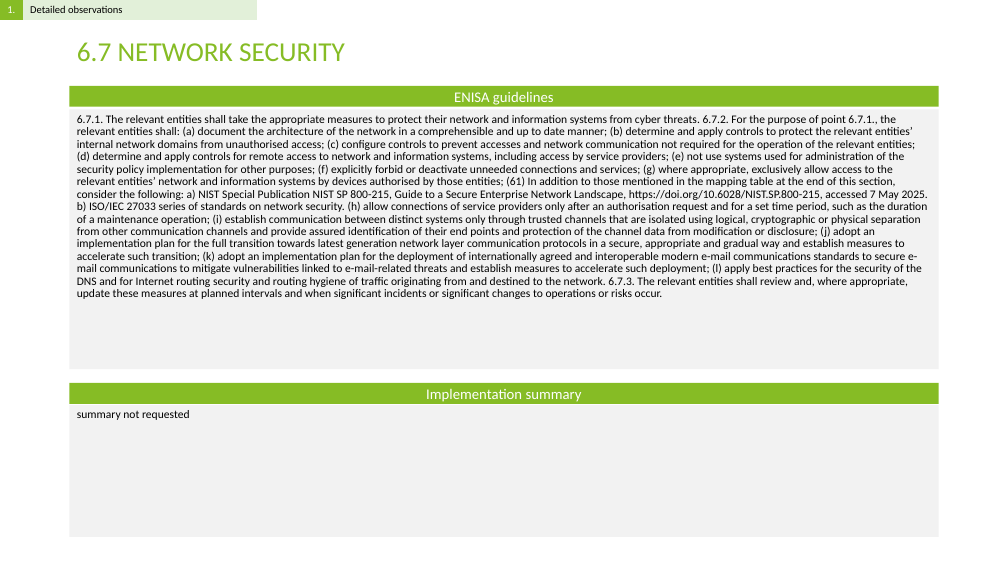
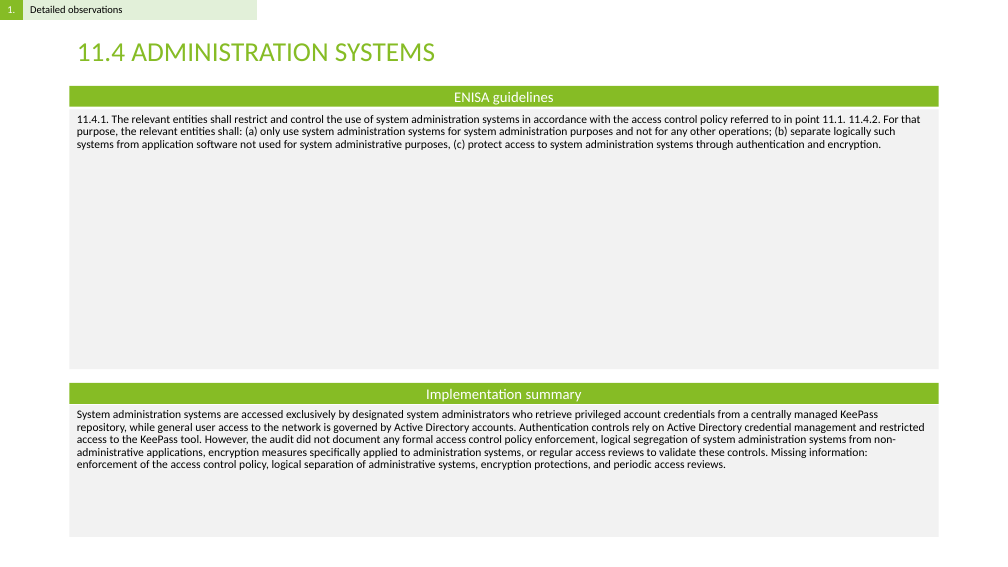
Before and after one commit to Rokas01/tprm, a slide deck: slide 8 of filename.pptx (slide 46 before the commit). Drawn at 1008x567 pixels with LibreOffice and Linux fonts; fonts in the diff are those of the drawing. Boxes give left, top, right and bottom in pixels: in the first picture for what was removed or moved away, otherwise in the second. Text is boxed around its words. In the diff, an @@ line names an element or a change of style, - is before the commit and + after.

```diff
--- a/filename.pptx
+++ b/filename.pptx
@@ title at box(77, 43, 435, 61): text changed @@
-6.7 NETWORK SECURITY
+11.4 ADMINISTRATION SYSTEMS
@@ text at box(77, 115, 920, 150): text changed @@
-6.7.1. The relevant entities shall take the appropriate measures to protect their network and information systems from cyber threats. 6.7.2. For the purpose of point 6.7.1., the relevant entities shall: (a) document the architecture of the network in a comprehensible and up to date manner; (b) determine and apply controls to protect the relevant entities’ internal network domains from unauthorised access; (c) configure controls to prevent accesses and network communication not required for the operation of the relevant entities; (d) determine and apply controls for remote access to network and information systems, including access by service providers; (e) not use systems used for administration of the security policy implementation for other purposes; (f) explicitly forbid or deactivate unneeded connections and services; (g) where appropriate, exclusively allow access to the relevant entities’ network and information systems by devices authorised by those entities; (61) In addition to those mentioned in the mapping table at the end of this section, consider the following: a) NIST Special Publication NIST SP 800-215, Guide to a Secure Enterprise Network Landscape, https://doi.org/10.6028/NIST.SP.800-215, accessed 7 May 2025. b) ISO/IEC 27033 series of standards on network security. (h) allow connections of service providers only after an authorisation request and for a set time period, such as the duration of a maintenance operation; (i) establish communication between distinct systems only through trusted channels that are isolated using logical, cryptographic or physical separation from other communication channels and provide assured identification of their end points and protection of the channel data from modification or disclosure; (j) adopt an implementation plan for the full transition towards latest generation network layer communication protocols in a secure, appropriate and gradual way and establish measures to accelerate such transition; (k) adopt an implementation plan for the deployment of internationally agreed and interoperable modern e-mail communications standards to secure e-mail communications to mitigate vulnerabilities linked to e-mail-related threats and establish measures to accelerate such deployment; (l) apply best practices for the security of the DNS and for Internet routing security and routing hygiene of traffic originating from and destined to the network. 6.7.3. The relevant entities shall review and, where appropriate, update these measures at planned intervals and when significant incidents or significant changes to operations or risks occur.
+11.4.1. The relevant entities shall restrict and control the use of system administration systems in accordance with the access control policy referred to in point 11.1. 11.4.2. For that purpose, the relevant entities shall: (a) only use system administration systems for system administration purposes and not for any other operations; (b) separate logically such systems from application software not used for system administrative purposes, (c) protect access to system administration systems through authentication and encryption.
@@ text at box(77, 410, 925, 470): text changed @@
-summary not requested
+System administration systems are accessed exclusively by designated system administrators who retrieve privileged account credentials from a centrally managed KeePass repository, while general user access to the network is governed by Active Directory accounts. Authentication controls rely on Active Directory credential management and restricted access to the KeePass tool. However, the audit did not document any formal access control policy enforcement, logical segregation of system administration systems from non-administrative applications, encryption measures specifically applied to administration systems, or regular access reviews to validate these controls. Missing information: enforcement of the access control policy, logical separation of administrative systems, encryption protections, and periodic access reviews.
```
Also in this commit, not shown: 10 other slides changed, 3 slides added, 89 slides removed, 3 other files.
